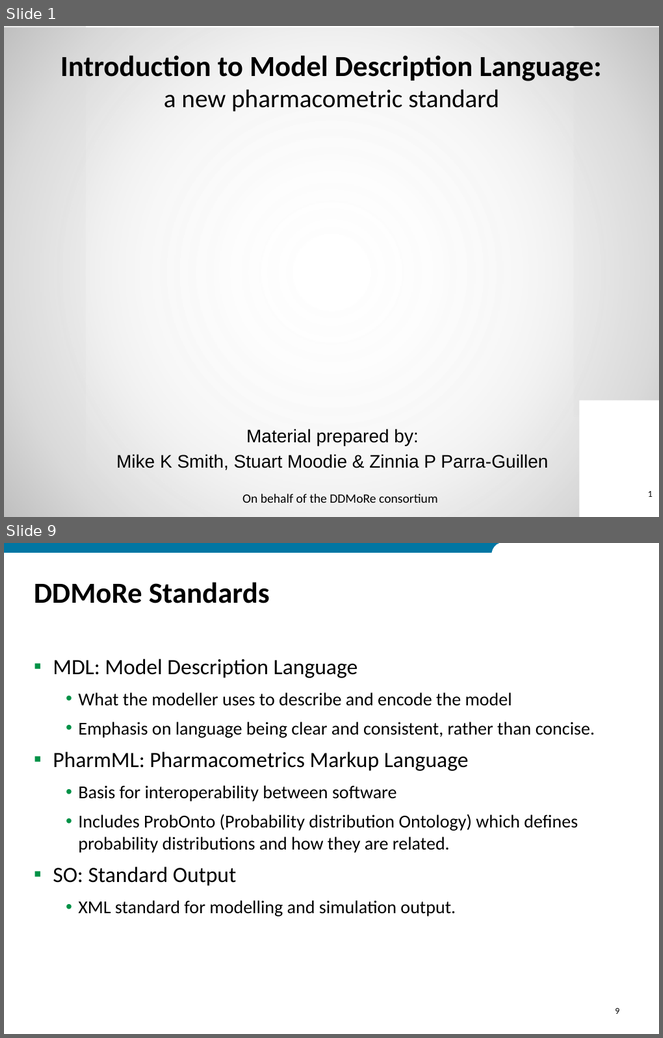
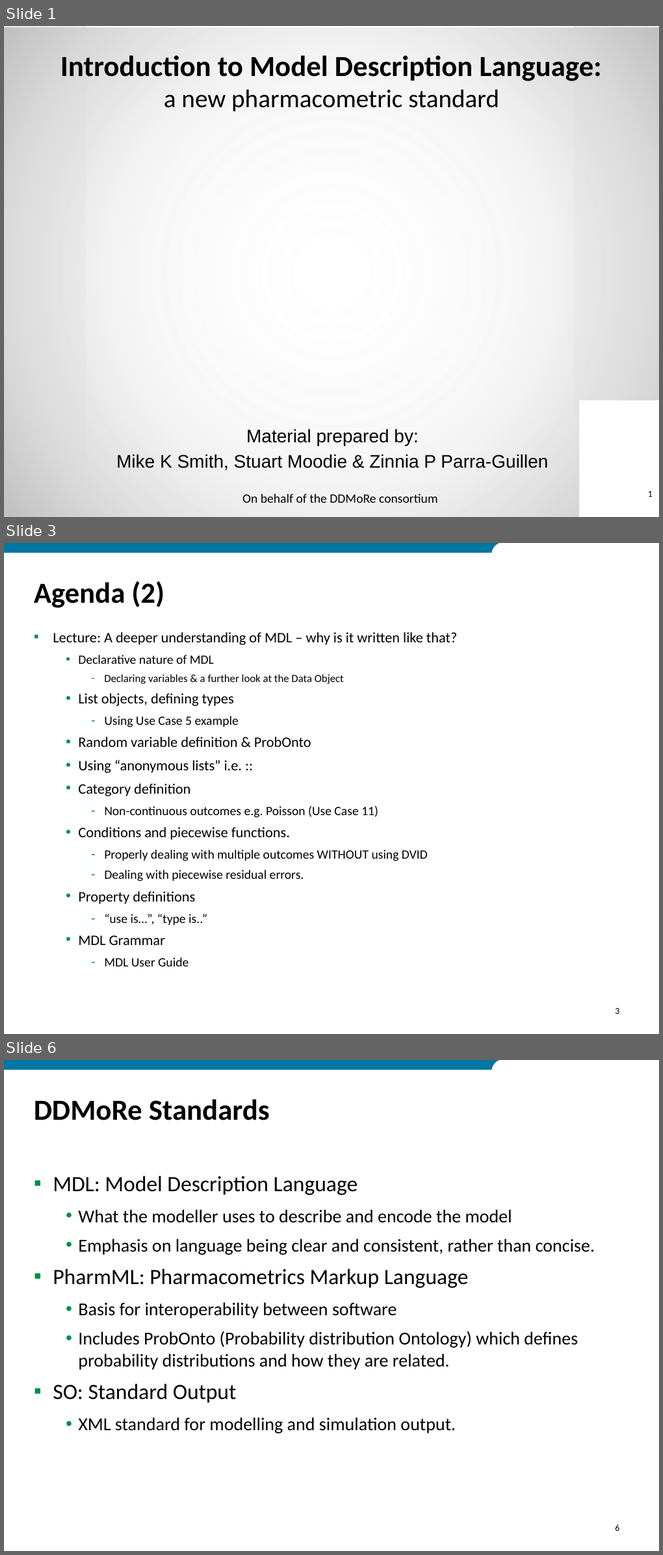
Before and after one commit to ModelDefinitionLanguage/MDLExamples, a slide deck: MDL_Tutorial_2018.pptx. Shown one above the other, each under a label of ours: slides 1 and 9 before the commit, slides 1, 3 and 6 after it; the slides between them are not shown. The pictures are 663x1038 and 663x1555 pixels, drawn with LibreOffice and Linux fonts; fonts in the diff are those of the drawing; background and template pictures are left out. Boxes give left, top, right and bottom in pixels: in the first picture for what was removed or moved away, otherwise in the second. Text is boxed around its words. In the diff, an @@ line names an element or a change of style, - is before the commit and + after.

```diff
--- a/MDL_Tutorial_2018.pptx
+++ b/MDL_Tutorial_2018.pptx
@@ slide 3 added at [4,543,659,1034], background #FFFFFF; not listed: 2 template elements that a slide beside it also shows @@
@@ title added at [34,581,165,608], 32 pt, text #000000, bold @@
+Agenda (2)
@@ text added at [53,632,458,967], 16 pt, text #000000 @@
+▪ Lecture: A deeper understanding of MDL – why is it written like that?
+  • Declarative nature of MDL
+    – Declaring variables & a further look at the Data Object
+  • List objects, defining types
+    – Using Use Case 5 example
+  • Random variable definition & ProbOnto
+  • Using “anonymous lists” i.e. ::
+  • Category definition
+    – Non-continuous outcomes e.g. Poisson (Use Case 11)
+  • Conditions and piecewise functions.
+    – Properly dealing with multiple outcomes WITHOUT using DVID
+    – Dealing with piecewise residual errors.
+  • Property definitions
+    – “use is…”, “type is..”
+  • MDL Grammar
+    – MDL User Guide
@@ page number added at [615,1008,620,1014], 10 pt, text #000000 @@
+3
@@ what was slide 9 is now slide 6 @@
@@ page number at [615,1525,620,1531]: text changed @@
-9
+6
```
Also in this commit, not shown: 7 slides changed, 10 other slides added, 21 slides removed, 21 other files.
